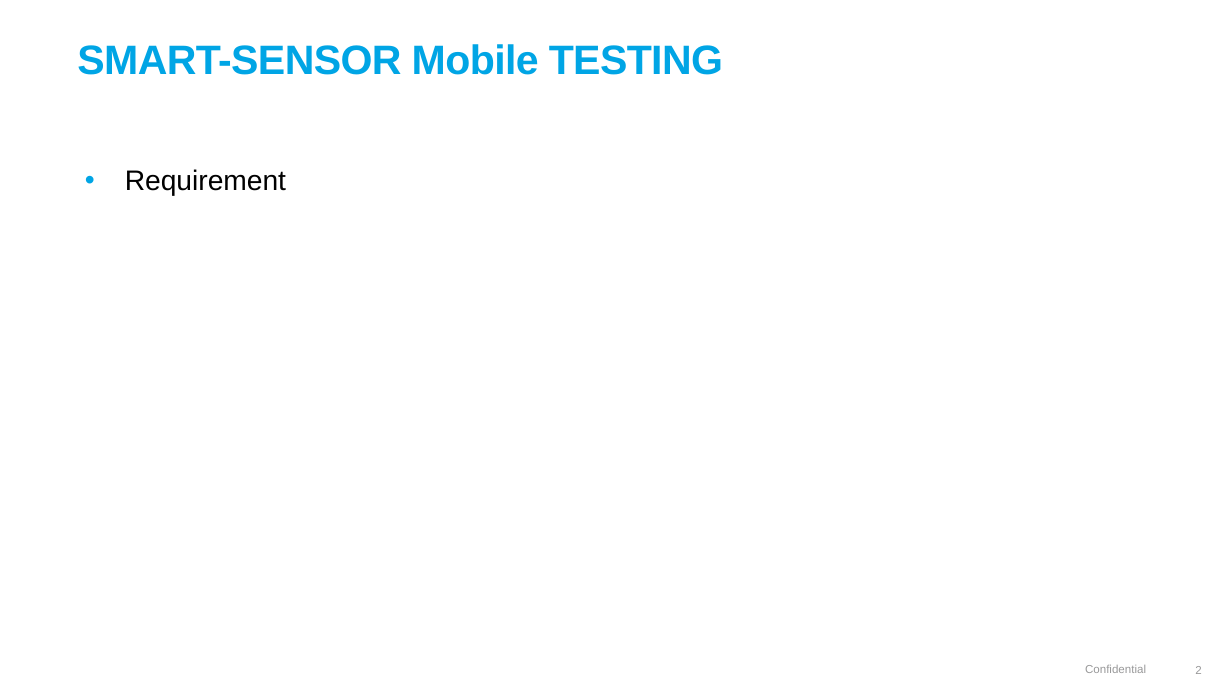
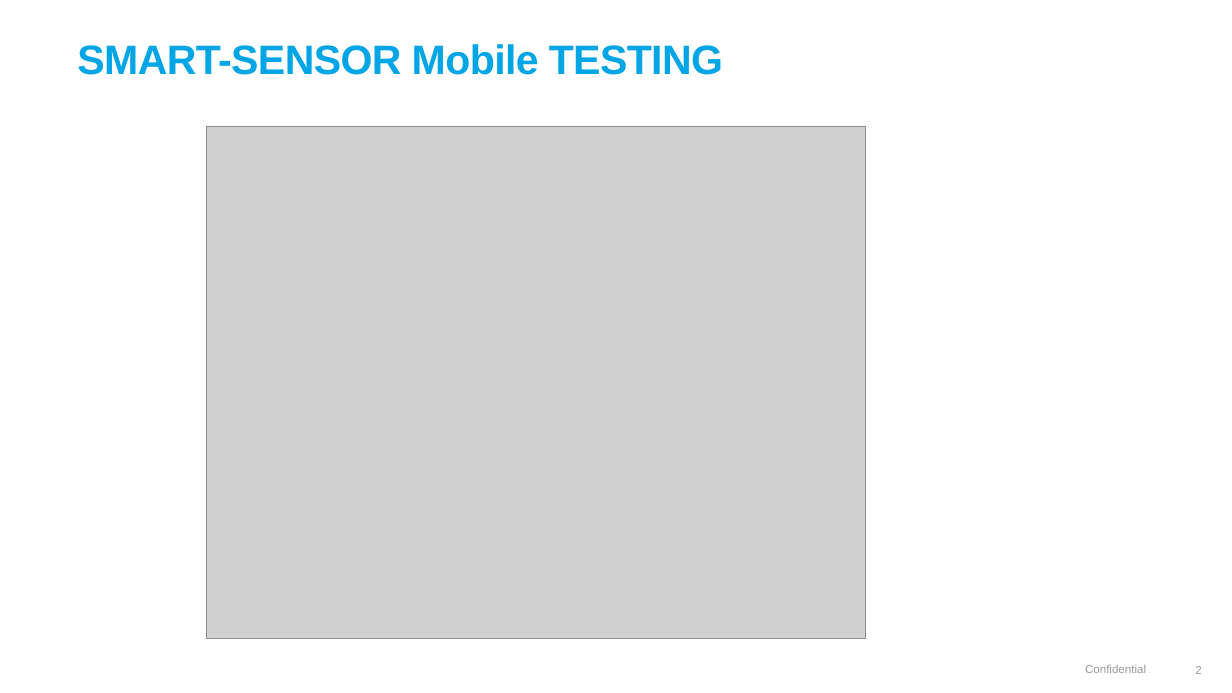
Before and after one commit to lasse1900/test_assignment_30032022, a slide deck: slide 2 of QA SIMULATION PROJECT.pptx. Drawn at 1232x693 pixels with LibreOffice and Linux fonts; fonts in the diff are those of the drawing; grey boxes stand for pictures; background and template pictures are left out. Boxes give left, top, right and bottom in pixels: in the first picture for what was removed or moved away, otherwise in the second. Text is boxed around its words. In the diff, an @@ line names an element or a change of style, - is before the commit and + after.

```diff
--- a/QA SIMULATION PROJECT.pptx
+++ b/QA SIMULATION PROJECT.pptx
@@ picture added at [207,127,866,639] @@
@@ text removed at [125,169,286,196] @@
-• Requirement
```
Also in this commit, not shown: 10 other slides changed, 1 other file.
